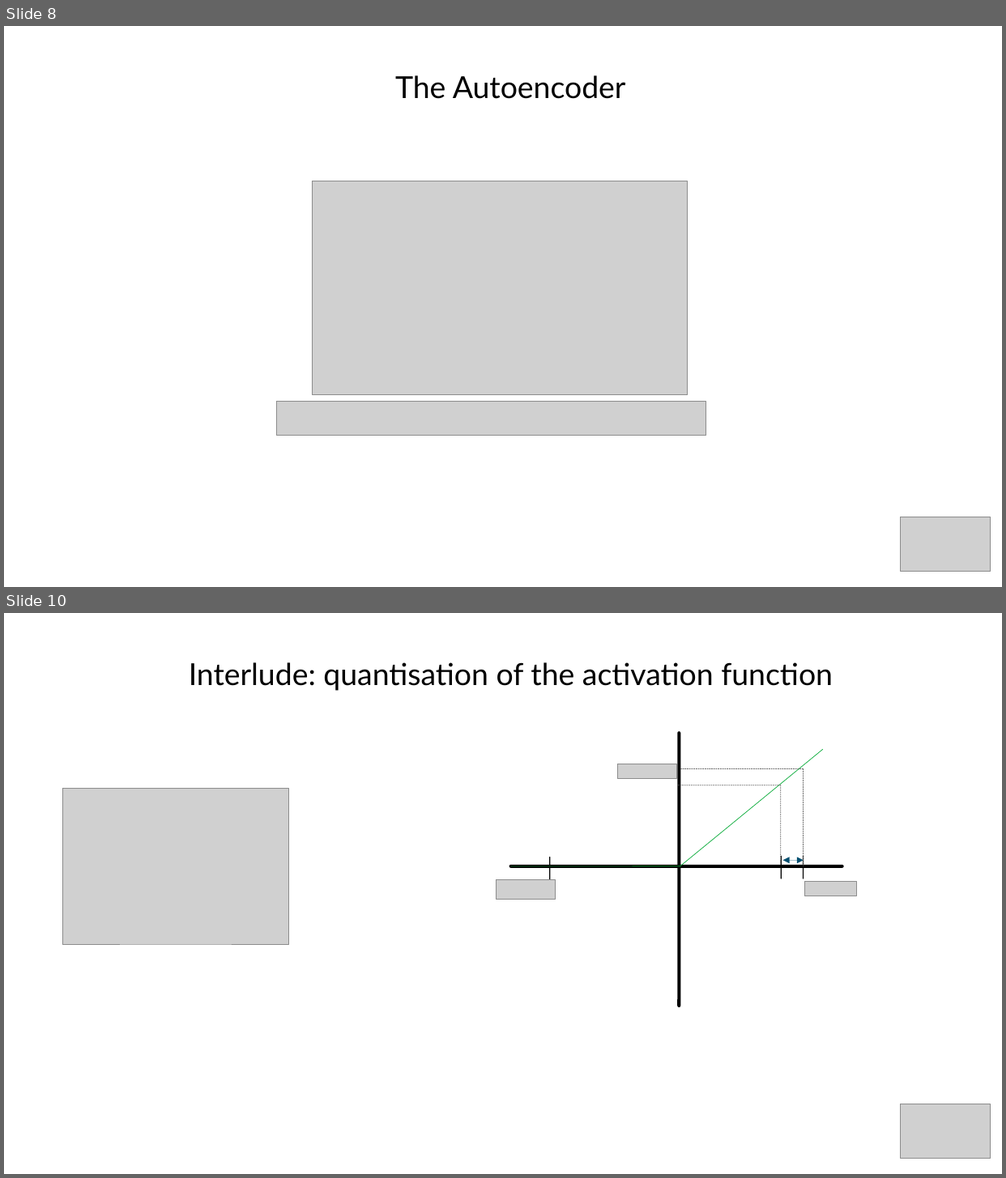
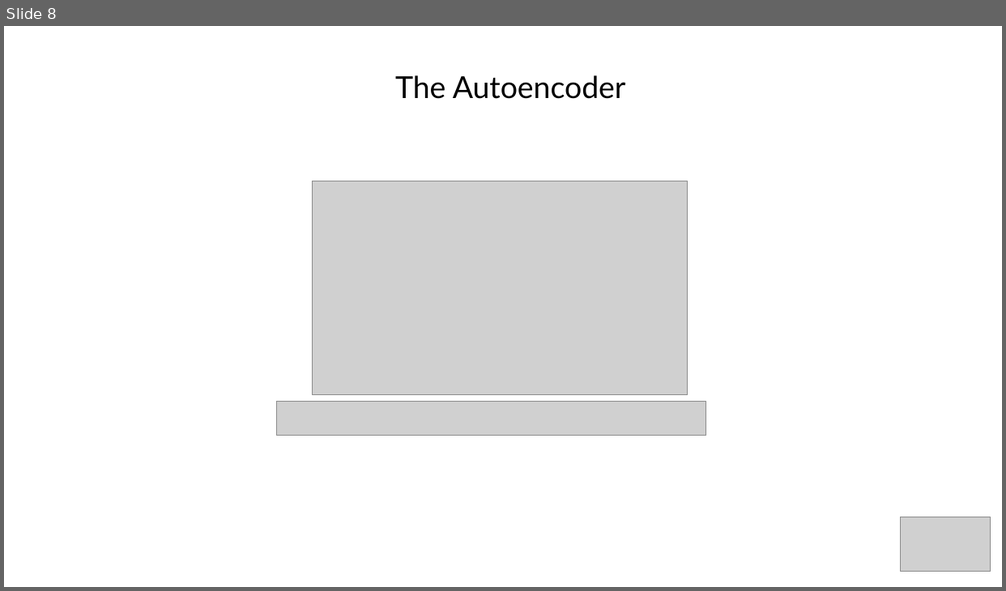
Before and after one commit to akinwilson/heed, a slide deck: representation-learning.odp. Shown one above the other, each under a label of ours: slides 8 and 10 before the commit, slide 8 after it; the slides between them are not shown. The pictures are 1006x1178 and 1006x591 pixels, drawn with LibreOffice and Linux fonts; fonts in the diff are those of the drawing; grey boxes stand for pictures; background and template pictures are left out. Boxes give left, top, right and bottom in pixels: in the first picture for what was removed or moved away, otherwise in the second. Text is boxed around its words. In the diff, an @@ line names an element or a change of style, - is before the commit and + after.

```diff
--- a/representation-learning.odp
+++ b/representation-learning.odp
@@ slide 10 removed at (4, 613, 1002, 1174), background #FFFFFF @@
@@ title removed at (189, 662, 833, 691) @@
-Interlude: quantisation of the activation function
@@ line removed from (680, 1006) to (680, 733) @@
@@ line removed from (823, 749) to (680, 867) @@
@@ picture removed at (617, 764, 677, 779) @@
@@ line removed from (803, 769) to (680, 769) @@
@@ line removed from (803, 769) to (803, 867) @@
@@ picture removed at (62, 789, 288, 944) @@
@@ line removed from (781, 786) to (677, 786) @@
@@ line removed from (781, 786) to (781, 863) @@
@@ picture removed at (496, 879, 555, 899) @@
@@ line removed from (511, 867) to (842, 867) @@
@@ line removed from (680, 867) to (511, 867) @@
@@ line removed from (550, 879) to (550, 857) @@
@@ line removed from (782, 879) to (782, 856) @@
@@ double arrow removed from (783, 860) to (803, 860) @@
@@ line removed from (803, 879) to (803, 856) @@
@@ picture removed at (804, 881, 856, 896) @@
@@ picture removed at (901, 1104, 991, 1159) @@
```
Also in this commit, not shown: 10 slides added, 14 other slides removed, 6 other files.
